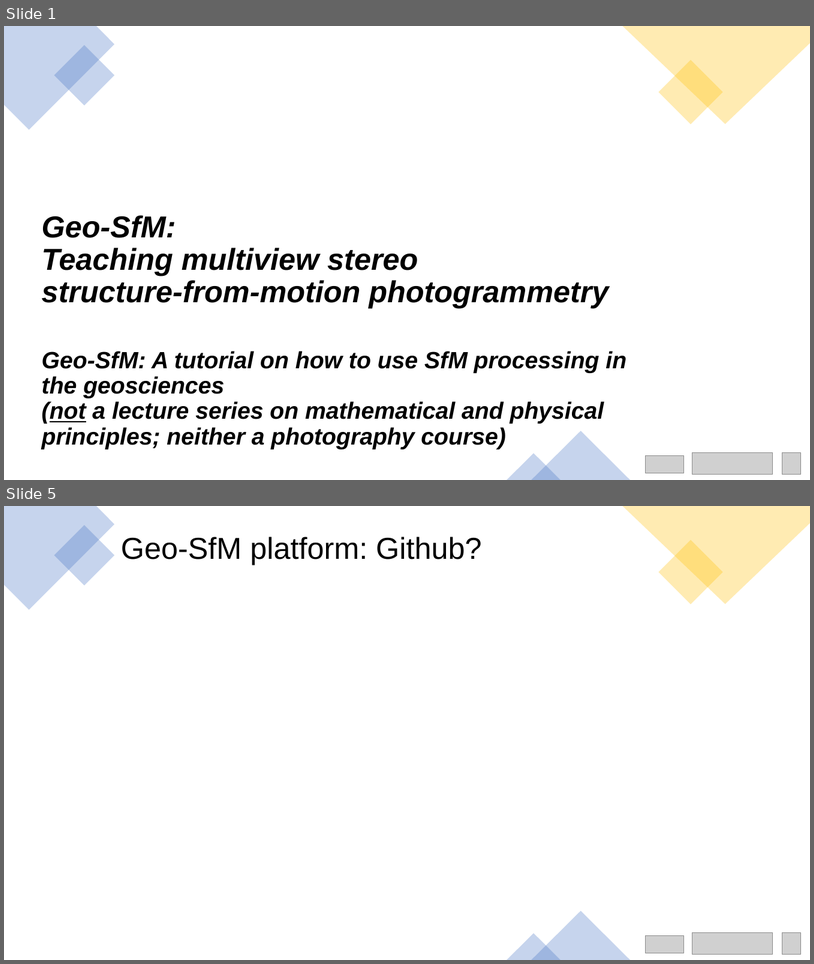
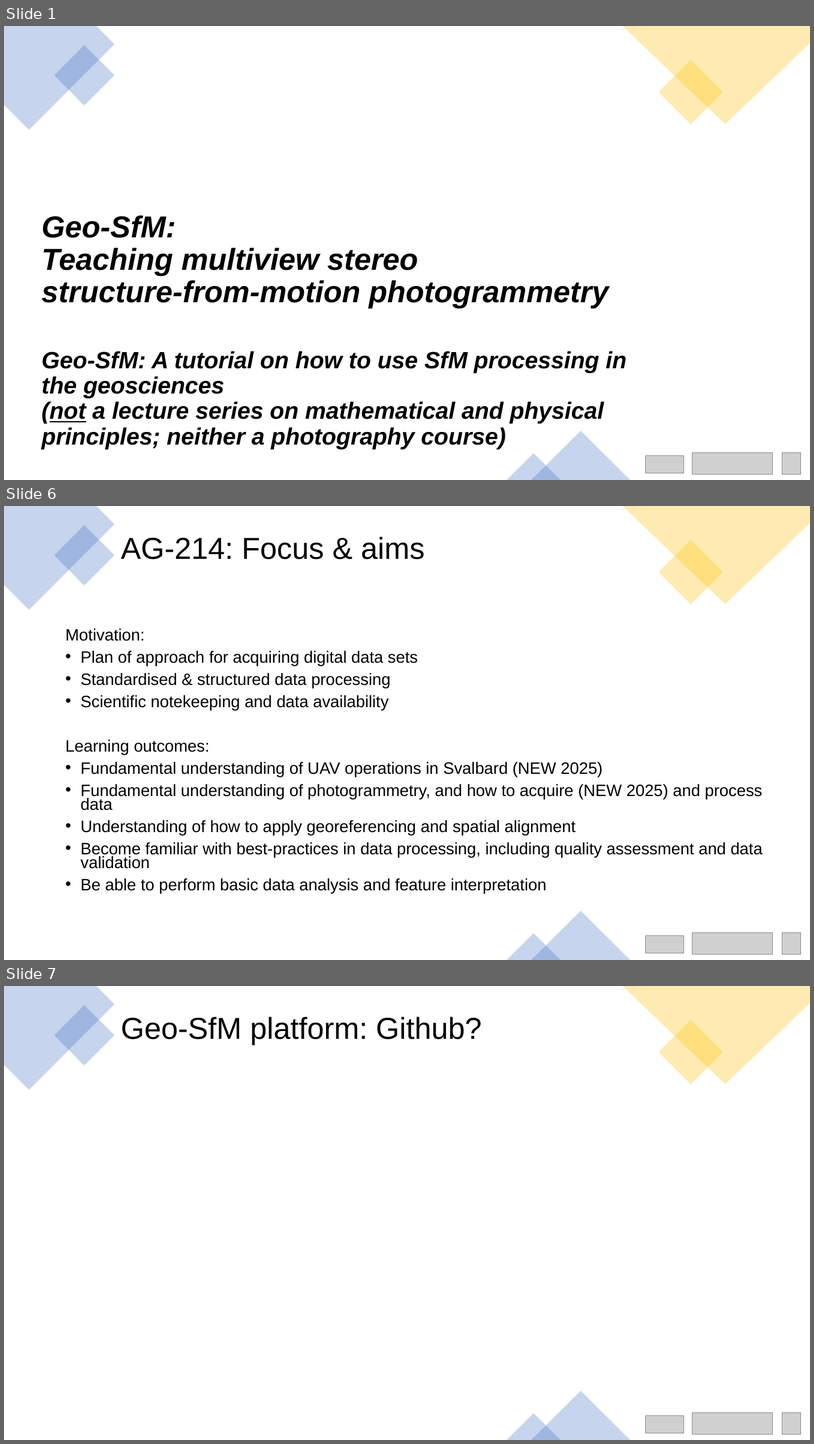
Before and after one commit to UNISvalbard/Geo-SfM, a slide deck: extra/slides/ppt/intro/intro.pptx. Shown one above the other, each under a label of ours: slides 1 and 5 before the commit, slides 1, 6 and 7 after it; the slides between them are not shown. The pictures are 814x964 and 814x1444 pixels, drawn with LibreOffice and Linux fonts; fonts in the diff are those of the drawing; grey boxes stand for pictures. Boxes give left, top, right and bottom in pixels: in the first picture for what was removed or moved away, otherwise in the second. Text is boxed around its words. In the diff, an @@ line names an element or a change of style, - is before the commit and + after.

```diff
--- a/extra/slides/ppt/intro/intro.pptx
+++ b/extra/slides/ppt/intro/intro.pptx
@@ slide 6 added at <box>4,506,810,960</box>, background #FFFFFF @@
@@ freeform shape added at <box>4,506,115,610</box>, fill #4472C4 at 30% opacity @@
@@ freeform shape added at <box>623,506,810,604</box>, fill #FFC000 at 30% opacity @@
@@ rectangle added at <box>54,525,115,586</box>, fill #4472C4 at 30% opacity @@
@@ title added at <box>121,537,425,559</box>, 36 pt, text #000000 @@
+AG-214: Focus & aims
@@ rectangle added at <box>659,540,723,604</box>, fill #FFC000 at 30% opacity @@
@@ text added at <box>65,628,763,894</box>, 19.6 pt, text #000000 @@
+Motivation:
+• Plan of approach for acquiring digital data sets
+• Standardised & structured data processing
+• Scientific notekeeping and data availability
+Learning outcomes:
+• Fundamental understanding of UAV operations in Svalbard (NEW 2025)
+• Fundamental understanding of photogrammetry, and how to acquire (NEW 2025) and process data
+• Understanding of how to apply georeferencing and spatial alignment
+• Become familiar with best-practices in data processing, including quality assessment and data validation
+• Be able to perform basic data analysis and feature interpretation
@@ triangle added at <box>531,911,630,960</box>, fill #4472C4 at 30% opacity @@
@@ triangle added at <box>507,933,561,960</box>, fill #4472C4 at 30% opacity @@
@@ picture added at <box>646,935,684,953</box> @@
@@ picture added at <box>693,933,773,954</box> @@
@@ picture added at <box>783,933,801,954</box> @@
@@ what was slide 5 is now slide 7 @@
```
Also in this commit, not shown: 3 slides changed, 1 other slide added, 10 other files.
